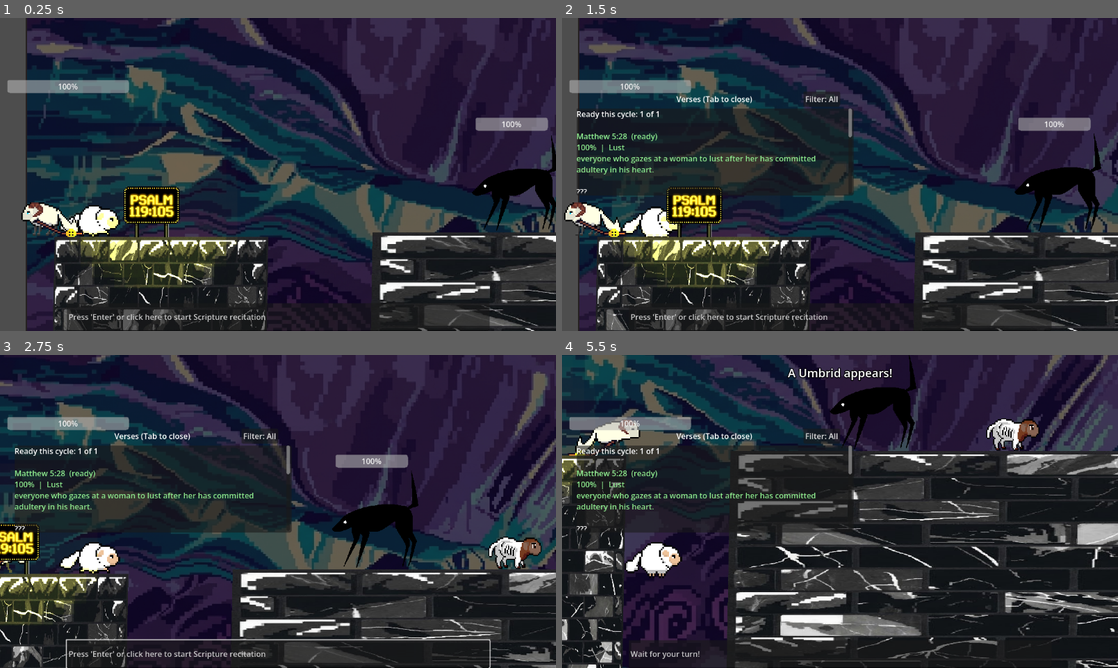
Above: before the commit, frames 1-4 (two rows, left to right).
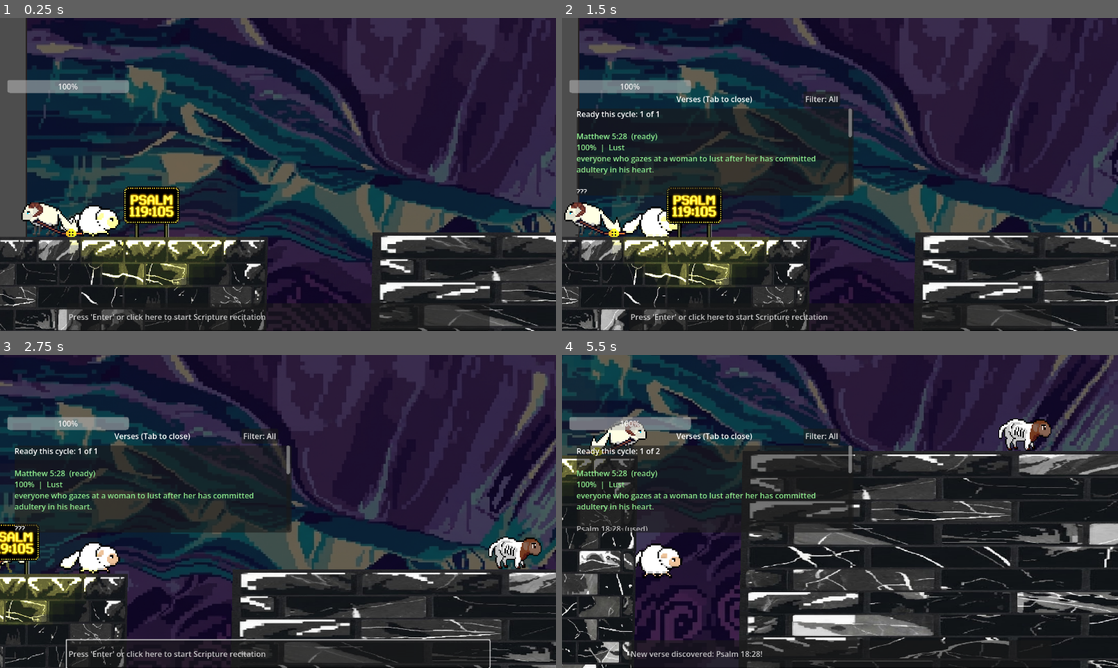
Above: after the commit, the same moments.

Repository: veritasvanguardvv/apologion
Game: Godot game, scene res://Sloth.tscn
Same seed, same stepped clock (60 frames per second), same inputs: the game is played once before the commit and once after it.
Inputs (mouse positions are in pixels of both pictures, inside the frame that each line leads up to):
- Up to frame 1 (0.25 s): no input
- Up to frame 2 (1.5 s): click (840, 318) at 0.52 s; type "12" at 0.6 s; tap Enter at 1.25 s; hold Right (ui_right) from 1.28 s (still down); hold Tab (toggle_verse_box) from 1.28 s (still down)
- Up to frame 3 (2.75 s): keep holding Right (ui_right); tap Space (ui_select) at 1.52, 2.27 s; release Tab (toggle_verse_box) at 2.03 s; tap Enter at 2.1 s
- Up to frame 4 (5.5 s): release Right (ui_right) at 2.78 s; hold Left (ui_left) 2.78-3.53 s; hold Tab (toggle_verse_box) 2.78-3.53 s; hold Right (ui_right) 3.53-5.03 s; tap Enter at 3.6, 5.1 s; tap Space (ui_select) at 3.77, 4.52, 5.27 s; hold Tab (toggle_verse_box) 4.28-5.03 s; hold Left (ui_left) from 5.03 s (still down)

The runs differ from the first frame. In frame 1, 8.2% of the frame differs, in the area x 0-100%, y 31-100%; in frame 2, 7.6%; in frame 3, 4.2%; in frame 4, 24%, in the area x 0-100%, y 0-100%.

Commit message:
sfx add

Diff:
--- a/Sloth.tscn
+++ b/Sloth.tscn
@@ -29,10 +29,10 @@
 fill_to = Vector2(0.85882354, 0.84117645)
 
 [sub_resource type="RectangleShape2D" id="RectangleShape2D_8f2bu"]
-size = Vector2(432, 536.5)
+size = Vector2(629, 536.5)
 
 [sub_resource type="RectangleShape2D" id="RectangleShape2D_0hol4"]
-size = Vector2(1118.5, 625.5)
+size = Vector2(2175, 625.5)
 
 [sub_resource type="RectangleShape2D" id="RectangleShape2D_plqir"]
 size = Vector2(209, 76)
@@ -121,7 +121,7 @@
 position = Vector2(0, 570)
 
 [node name="Umbrid" parent="." unique_id=1129945107 instance=ExtResource("14_umbrid")]
-position = Vector2(950, 464.5)
+position = Vector2(2173, 465)
 
 [node name="(Darkness)CanvasModulate" type="CanvasModulate" parent="." unique_id=194229356]
 visible = false
@@ -131,14 +131,14 @@
 position = Vector2(190, -77)
 
 [node name="CollisionShape2D" type="CollisionShape2D" parent="Floor (StaticBody2d)" unique_id=845245506]
-position = Vector2(34, 923.75)
+position = Vector2(-64.5, 923.75)
 shape = SubResource("RectangleShape2D_8f2bu")
 debug_color = Color(7.2196127e-07, 0.453731, 0.48487854, 1)
 
 [node name="Sprite2D" type="Sprite2D" parent="Floor (StaticBody2d)" unique_id=278943616]
 texture_repeat = 2
-position = Vector2(29, 970)
-scale = Vector2(0.4318059, 0.6106473)
+position = Vector2(-70.637024, 970)
+scale = Vector2(0.6264095, 0.6106473)
 skew = 0.017453292
 texture = ExtResource("7_5s80s")
 region_rect = Rect2(192.387, 704, 1.14, 2.2)
@@ -147,7 +147,7 @@
 position = Vector2(684, 2)
 
 [node name="CollisionShape2D" type="CollisionShape2D" parent="Floor2 (StaticBody2d)2" unique_id=1493365554]
-position = Vector2(545.25, 877.25)
+position = Vector2(1073.5, 877.25)
 shape = SubResource("RectangleShape2D_0hol4")
 debug_color = Color(7.2196127e-07, 0.453731, 0.48487854, 1)
 
Not shown, added: battle1low.mp3.import
Not shown, added: battle1low.mp3
